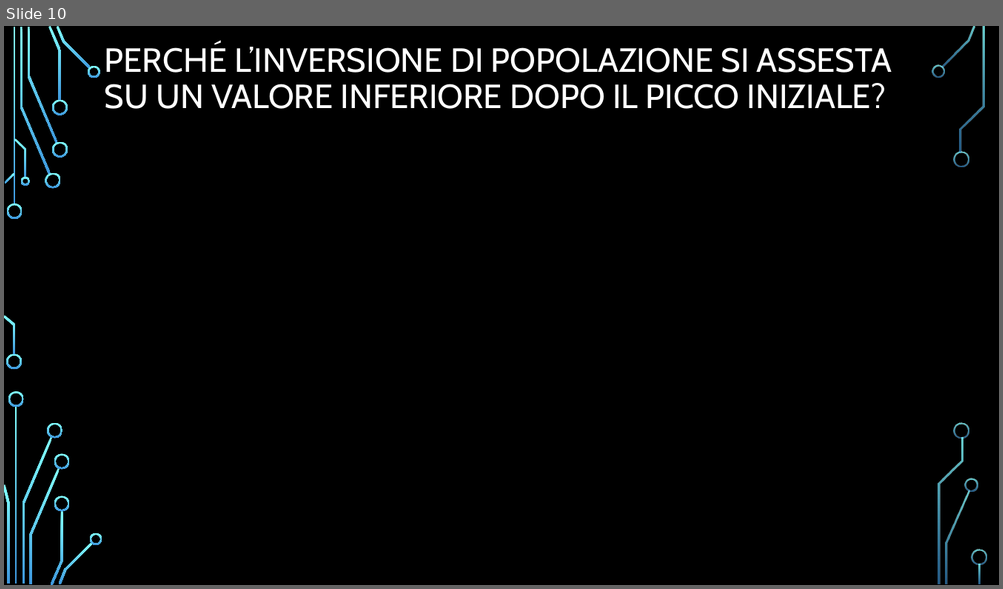
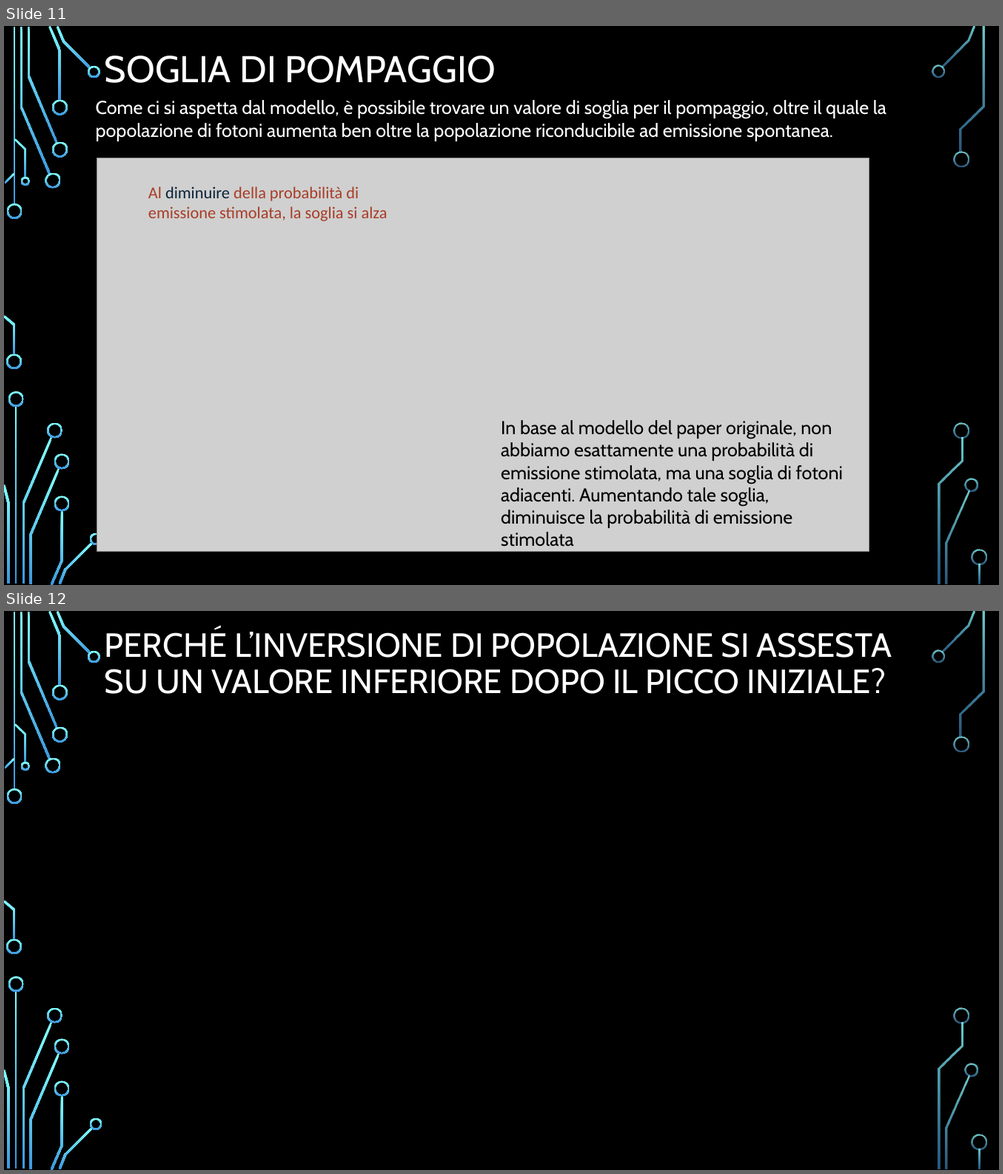
Before and after one commit to Frank01001/LASER-Dynamics-Simulation, a slide deck: Presentation/PresentazioneDispositivi.pptx. Shown one above the other, each under a label of ours: slide 10 before the commit, slides 11 and 12 after it. The pictures are 1003x589 and 1003x1174 pixels, drawn with LibreOffice and Linux fonts; fonts in the diff are those of the drawing; grey boxes stand for pictures; background and template pictures are left out. Boxes give left, top, right and bottom in pixels: in the first picture for what was removed or moved away, otherwise in the second. Text is boxed around its words. In the diff, an @@ line names an element or a change of style, - is before the commit and + after.

Commit message:
Updated presentation and added a new figure

```diff
--- a/Presentation/PresentazioneDispositivi.pptx
+++ b/Presentation/PresentazioneDispositivi.pptx
@@ slide 11 added at <box>4,26,999,585</box>, background picture (left out); not listed: 36 template elements that a slide beside it also shows @@
@@ title added at <box>105,56,495,83</box>, 36 pt, text #FFFFFF @@
+SOGLIA DI POMPAGGIO
@@ text added at <box>96,100,886,141</box>, 18 pt, text #FFFFFF @@
+Come ci si aspetta dal modello, è possibile trovare un valore di soglia per il pompaggio, oltre il quale la popolazione di fotoni aumenta ben oltre la popolazione riconducibile ad emissione spontanea.
@@ picture added at <box>97,158,869,552</box> @@
@@ text added at <box>148,187,387,221</box>, 16 pt, text #A83D27 @@
+Al diminuire della probabilità di emissione stimolata, la soglia si alza
@@ text added at <box>501,420,842,528</box>, 18 pt, text #000000 @@
+In base al modello del paper originale, non abbiamo esattamente una probabilità di emissione stimolata, ma una soglia di fotoni adiacenti. Aumentando tale soglia, diminuisce la probabilità di emissione stimolata
@@ what was slide 10 is now slide 12 @@
```
Also in this commit, not shown: 7 slides changed, 2 other slides added, 1 other file.
